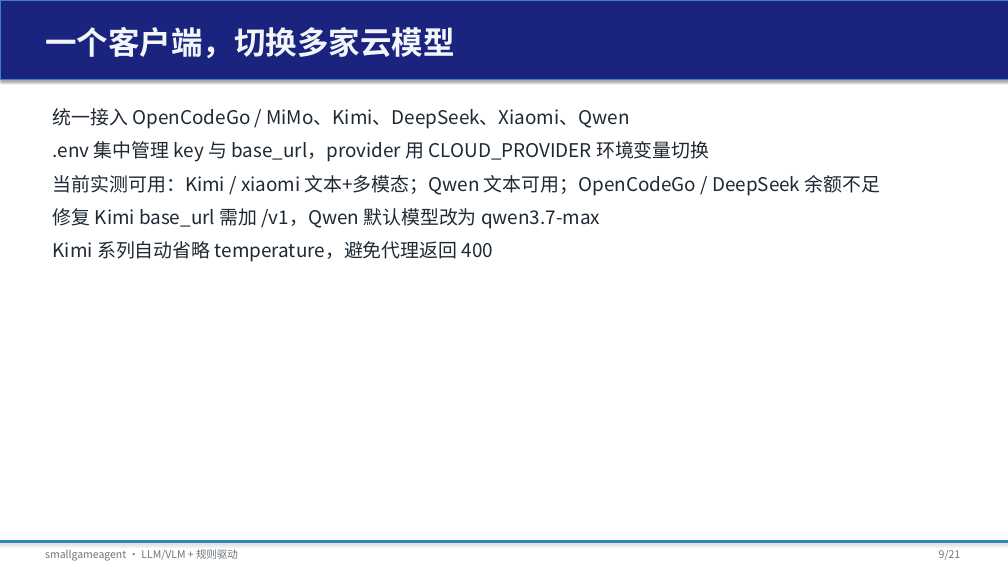
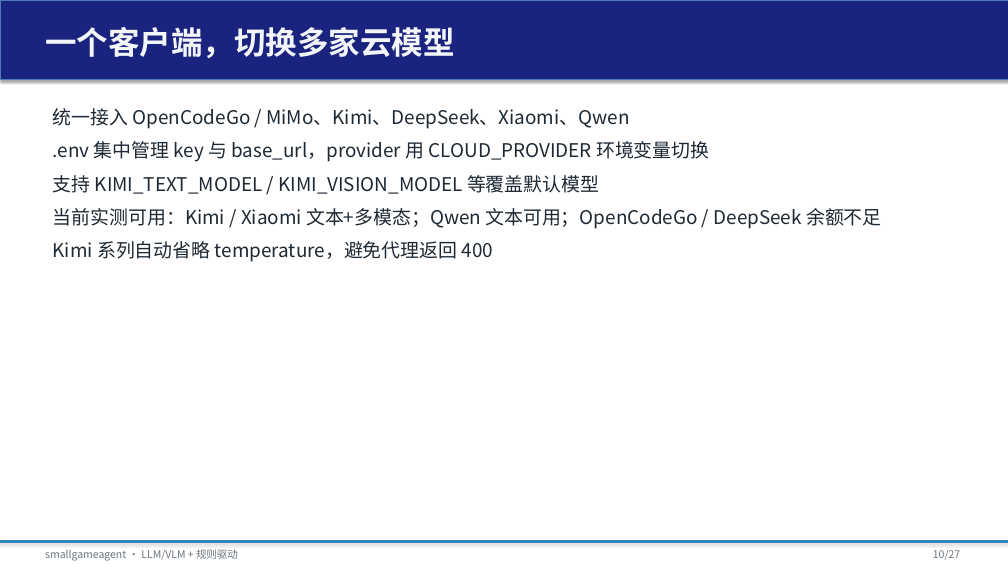
Before and after one commit to tzhazuma/smallgameagent, a slide deck: slide 10 of reports/smallgameagent_report.pptx (slide 9 before the commit). Drawn at 1008x567 pixels with LibreOffice and Linux fonts; fonts in the diff are those of the drawing. Boxes give left, top, right and bottom in pixels: in the first picture for what was removed or moved away, otherwise in the second. Text is boxed around its words. In the diff, an @@ line names an element or a change of style, - is before the commit and + after.

```diff
--- a/reports/smallgameagent_report.pptx
+++ b/reports/smallgameagent_report.pptx
@@ text at box(53, 175, 882, 229): text changed @@
-当前实测可用：Kimi / xiaomi 文本+多模态；Qwen 文本可用；OpenCodeGo / DeepSeek 余额不足
-修复 Kimi base_url 需加 /v1，Qwen 默认模型改为 qwen3.7-max
+支持 KIMI_TEXT_MODEL / KIMI_VISION_MODEL 等覆盖默认模型
+当前实测可用：Kimi / Xiaomi 文本+多模态；Qwen 文本可用；OpenCodeGo / DeepSeek 余额不足
@@ text at box(933, 550, 960, 560): text changed @@
-9/21
+10/27
```
Also in this commit, not shown: 19 other slides changed, 7 slides added, 1 slide removed, 16 other files.
